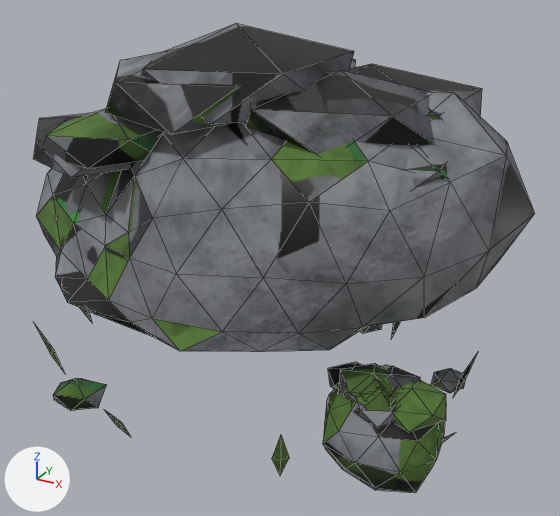
Before and after pictures for a commit that changed the FBX model modelos/planeta_humano/roca_grande/roca_grande.fbx.
Rendered twice from a camera (50 mm lens) standing at (3.22, -5.29, 3.88) and looking at (0.34, -0.04, 1.25). Every picture has the same lights, and +X, +Y and +Z are marked at lower left. The first picture is the older version. Mesh edges are drawn as thin lines.

Names of what the first picture shows: 'roca_grande'.
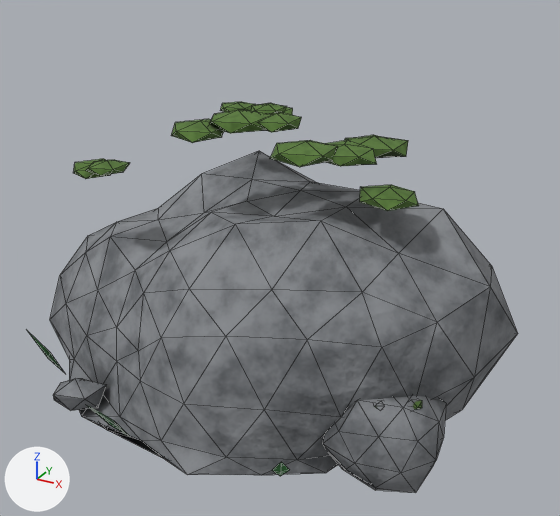
Pixel boxes [x1, y1, x2, y2] of what changed, in the pictures (560 x 516 px; the box of a moved part takes in the faces that stretch with it):
'roca_grande', reshaped (17% shorter): before [34, 23, 535, 493]; after [28, 102, 518, 493]
part 1 of me_roca_grande, moved or reshaped: before [43, 109, 161, 169]; after [86, 160, 130, 176]
part 2 of me_roca_grande, moved or reshaped: before [394, 380, 446, 432]; after [413, 400, 422, 409]
part 3 of me_roca_grande, moved or reshaped (not visible afterwards): before [345, 393, 360, 401]
part 4 of me_roca_grande, moved or reshaped: before [246, 70, 434, 155]; after [326, 140, 377, 166]
part 5 of me_roca_grande, moved or reshaped (not visible afterwards): before [385, 366, 420, 391]
part 6 of me_roca_grande, moved or reshaped: before [349, 64, 482, 119]; after [345, 136, 408, 158]
part 7 of me_roca_grande, moved or reshaped: before [142, 23, 354, 124]; after [210, 110, 268, 133]
part 8 of me_roca_grande, moved or reshaped (not visible afterwards): before [353, 390, 399, 428]
part 9 of me_roca_grande, moved or reshaped: before [406, 147, 448, 188]; after [360, 185, 419, 211]
part 10 of me_roca_grande, moved or reshaped (not visible before): after [221, 102, 256, 112]
part 11 of me_roca_grande, moved or reshaped (not visible afterwards): before [339, 363, 395, 398]
part 12 of me_roca_grande, moved or reshaped: before [34, 113, 131, 178]; after [73, 159, 111, 179]
part 13 of me_roca_grande, moved or reshaped: before [350, 59, 356, 68]; after [266, 103, 293, 115]
part 14 of me_roca_grande, moved or reshaped: before [105, 49, 240, 135]; after [171, 119, 224, 143]
part 15 of me_roca_grande, moved or reshaped (not visible afterwards): before [328, 362, 364, 389]
part 16 of me_roca_grande, rebuilt: before [36, 90, 535, 352]; after [50, 151, 518, 475]
part 17 of me_roca_grande, moved or reshaped: before [34, 308, 131, 437]; after [28, 332, 130, 437]
part 18 of me_roca_grande, moved or reshaped (mostly hidden afterwards): before [272, 321, 478, 476]; after [272, 462, 289, 476]
part 19 of me_roca_grande, added (green): after [251, 103, 338, 167]
part 20 of me_roca_grande, surface changed: before [53, 324, 466, 493]; after [53, 378, 446, 493]

The change, as a list of edits to the scene's bpy script:
```text
Change me_roca_grande:
    remove me_roca_grande.from_pydata(...)  # 588 vertices, 1032 faces; spans x -2.19..2.28, y -1.57..1.52, z 0.0..3.16
    add me_roca_grande.from_pydata(...)  # 660 vertices, 1152 faces; spans x -2.19..2.28, y -1.72..1.65, z 0.0..2.52
    me_roca_grande part 1: the loose piece of 12 vertices spanning x -1.27..-0.34, y -1.22..-0.2, z 2.05..2.53 is scaled about its middle by (0.323, 0.323, 0.231), then moved by (-0.05, -0.01, -0.24)
    me_roca_grande part 2: the loose piece of 12 vertices spanning x 1.53..2.05, y -0.98..-0.45, z 0.53..0.8 is scaled about its middle by (0.32, 0.32, 0.229), then moved by (0.0, 0.0, 0.01)
    me_roca_grande part 3: the loose piece of 12 vertices spanning x 1.28..1.63, y -0.95..-0.62, z 0.64..0.79 is scaled about its middle by (0.33, 0.33, 0.236), then moved by (0.01, 0.01, 0.0)
    me_roca_grande part 4: the loose piece of 12 vertices spanning x 0.12..1.73, y -0.94..0.66, z 2.17..2.87 is scaled about its middle by (0.312, 0.312, 0.223), then moved by (0.02, 0.01, -0.27)
    me_roca_grande part 5: the loose piece of 12 vertices spanning x 1.39..1.82, y -0.82..-0.43, z 0.63..0.81 is scaled about its middle by (0.326, 0.326, 0.233), then moved by (-0.01, 0.0, 0.0)
    me_roca_grande part 6: the loose piece of 12 vertices spanning x 0.02..1.77, y -0.3..1.3, z 2.04..2.82 is scaled about its middle by (0.31, 0.31, 0.221), then moved by (0.02, 0.03, -0.28)
    me_roca_grande part 7: the loose piece of 12 vertices spanning x -0.64..0.91, y -1.02..0.51, z 2.4..3.16 is scaled about its middle by (0.31, 0.31, 0.222), then moved by (-0.04, 0.01, -0.35)
    me_roca_grande part 8: the loose piece of 12 vertices spanning x 1.39..1.79, y -1.07..-0.63, z 0.59..0.79 is scaled about its middle by (0.325, 0.325, 0.232), then moved by (0.01, 0.0, 0.01)
    me_roca_grande part 9: the loose piece of 12 vertices spanning x 0.52..1.98, y -0.85..0.53, z 1.92..2.54 is scaled about its middle by (0.314, 0.314, 0.224), then moved by (0.08, -0.02, -0.23)
    me_roca_grande part 10: the loose piece of 12 vertices spanning x -0.79..0.18, y -0.06..0.83, z 2.47..2.85 is scaled about its middle by (0.326, 0.326, 0.233), then moved by (-0.02, 0.02, -0.3)
    me_roca_grande part 11: the loose piece of 12 vertices spanning x 1.22..1.73, y -0.94..-0.47, z 0.61..0.83 is scaled about its middle by (0.322, 0.322, 0.23), then moved by (0.0, 0.01, 0.0)
    me_roca_grande part 12: the loose piece of 12 vertices spanning x -1.64..-0.49, y -1.15..-0.01, z 1.97..2.42 is scaled about its middle by (0.322, 0.322, 0.23), then moved by (-0.02, -0.05, -0.22)
    me_roca_grande part 13: the loose piece of 12 vertices spanning x -0.89..0.69, y -0.22..1.39, z 2.18..2.96 is scaled about its middle by (0.311, 0.311, 0.222), then moved by (-0.06, 0.04, -0.29)
    me_roca_grande part 14: the loose piece of 12 vertices spanning x -0.9..0.47, y -1.12..0.3, z 2.39..3.02 is scaled about its middle by (0.314, 0.314, 0.224), then moved by (0.04, -0.02, -0.33)
    me_roca_grande part 15: the loose piece of 12 vertices spanning x 1.04..1.5, y -0.74..-0.34, z 0.52..0.72 is scaled about its middle by (0.325, 0.325, 0.232), then moved by (-0.01, 0.0, -0.01)
    me_roca_grande part 16: the loose piece of 162 vertices spanning x -2.19..2.28, y -1.47..1.52, z 1.08..2.79 is rebuilt with 162 vertices and now spans x -2.19..2.28, y -1.47..1.52, z 0.0..1.87
    me_roca_grande part 17: 25 vertices removed from x -2.14..-0.28, y -1.57..1.48, z 0.19..0.6; 25 vertices added at x -2.08..-0.29, y -1.72..1.65, z 0.23..0.66
    me_roca_grande part 18: 20 vertices removed from x 0.92..2.09, y -1.31..1.33, z 0.2..0.6; 20 vertices added at x 0.92..2.03, y -1.42..1.37, z 0.18..0.63
    me_roca_grande part 19: 36 vertices added at x -0.06..0.94, y -0.59..0.35, z 2.21..2.49
    me_roca_grande part 20: 240 kept faces spanning x -2.11..2.04, y -1.39..1.5, z 0.0..0.91 get new texture (UV) coordinates
    other edits to the shape of me_roca_grande do not show in these pictures
```
